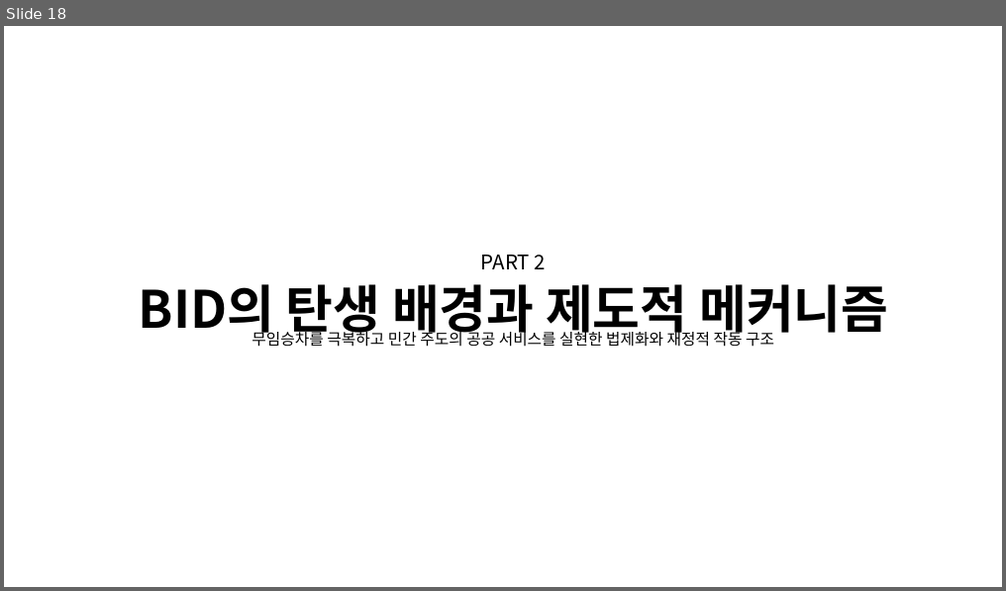
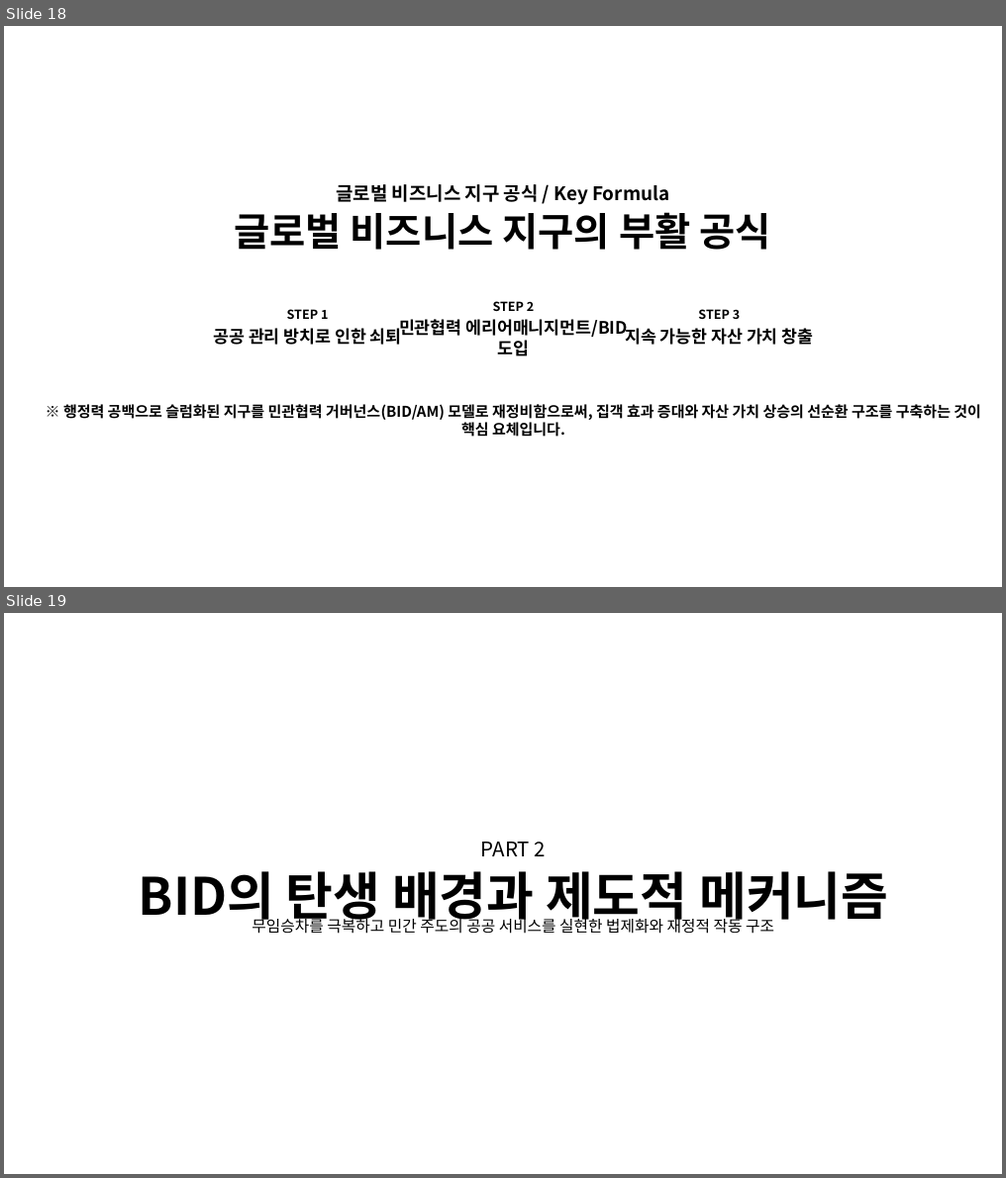
Before and after one commit to IGIS-Realasset-Platform/IGIS-Songhyeon-BID, a slide deck: IOTA_Strategy_Hybrid_KR.pptx. Shown one above the other, each under a label of ours: slide 18 before the commit, slides 18 and 19 after it. The pictures are 1006x591 and 1006x1178 pixels, drawn with LibreOffice and Linux fonts; fonts in the diff are those of the drawing; background and template pictures are left out. Boxes give left, top, right and bottom in pixels: in the first picture for what was removed or moved away, otherwise in the second. Text is boxed around its words. In the diff, an @@ line names an element or a change of style, - is before the commit and + after.

Commit message:
Insert Global Business District Formula slide as page 18 and regenerate PPTX

```diff
--- a/IOTA_Strategy_Hybrid_KR.pptx
+++ b/IOTA_Strategy_Hybrid_KR.pptx
@@ slide 18 added at [4,26,1002,587], background picture (left out) @@
@@ text added at [337,184,669,205], 18 pt, text #000000, bold @@
+글로벌 비즈니스 지구 공식 / Key Formula
@@ text added at [234,212,771,250], 37.5 pt, text #000000, bold @@
+글로벌 비즈니스 지구의 부활 공식
@@ text added at [287,309,328,319], 12 pt, text #000000, bold @@
+STEP 1
@@ text added at [399,319,628,357], 16.5 pt, text #000000, bold @@
+민관협력 에리어매니지먼트/BID 도입
@@ text added at [493,301,534,311], 12 pt, text #000000, bold @@
+STEP 2
@@ text added at [698,309,740,319], 12 pt, text #000000, bold @@
+STEP 3
@@ text added at [213,325,402,345], 16.5 pt, text #000000, bold @@
+공공 관리 방치로 인한 쇠퇴
@@ text added at [625,325,814,345], 16.5 pt, text #000000, bold @@
+지속 가능한 자산 가치 창출
@@ text added at [63,404,981,437], 14.2 pt, text #000000, bold @@
+※ 행정력 공백으로 슬럼화된 지구를 민관협력 거버넌스(BID/AM) 모델로 재정비함으로써, 집객 효과 증대와 자산 가치 상승의 선순환 구조를 구축하는 것이 핵심 요체입니다.
@@ what was slide 18 is now slide 19 @@
```
Also in this commit, not shown: 59 other files.
